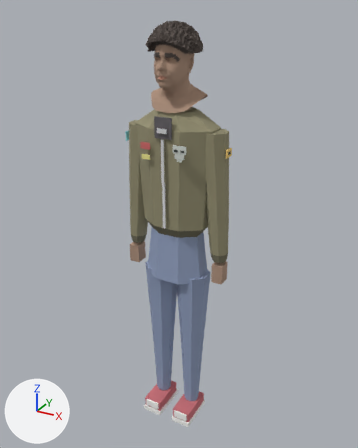
One commit to the glTF model godot/assets/3d/characters/heroes/frasier_temple_gnm.glb: the scene before it, then after it.
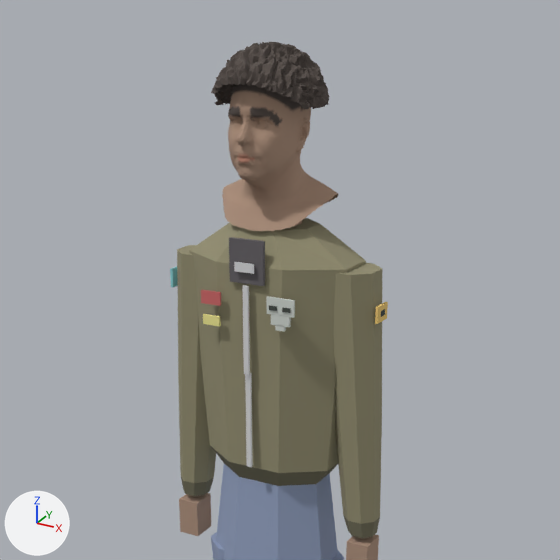
There are two pictures of each version: one whole from a camera (50 mm lens) standing at (1.1, -1.983, 0.393) and looking at (-0.02, 0.055, -0.626), one close up on the part from 12% to 88% of the width and 0% to 61% of the height. Lighting does not change. The marker at lower left points along +X, +Y and +Z. The last two pictures show the newer version. Vertices at exactly the same position are counted once.

The first close-up shows 'frasier_temple_portrait'.
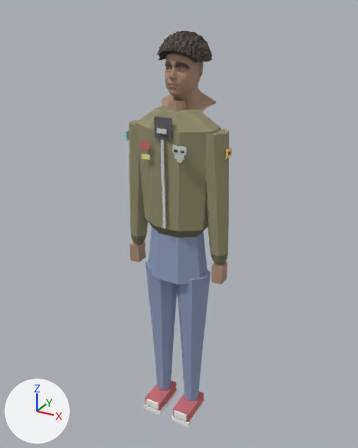
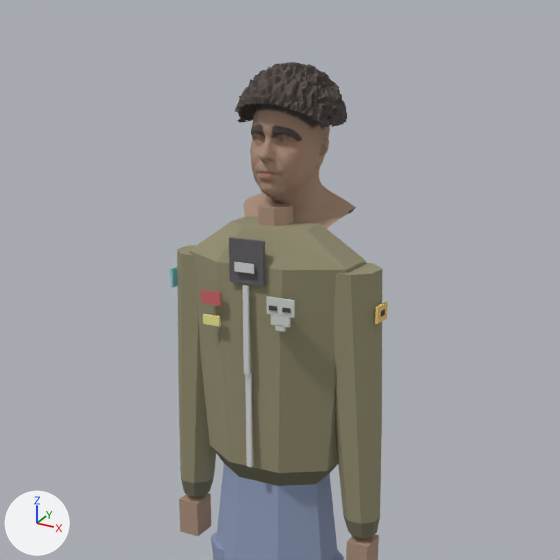
Commit message: GNM portraits: weld heads to necks + finer faces + facial shading

Where the change shows, as pixel boxes (x1, y1, x2, y2) in the close-ups (560 x 560 px; the box of a moved part takes in the faces that stretch with it):
'frasier_temple_portrait', reshaped: before (170, 42, 388, 560); after (170, 62, 388, 560)
part 1 of me_frasier_temple_portrait, added (brown): after (258, 202, 294, 226)
part 2 of me_frasier_temple_portrait, moved or reshaped: before (211, 42, 338, 231); after (235, 62, 356, 229)

Patch to the scene script:
```diff
--- a/godot/assets/3d/characters/heroes/frasier_temple_gnm.glb.py
+++ b/godot/assets/3d/characters/heroes/frasier_temple_gnm.glb.py
@@ me_frasier_temple_portrait @@
 # used by ob_frasier_temple_portrait; location = (0.0, 0.0, 0.0)
-me_frasier_temple_portrait.from_pydata(...)  # 7185 vertices, 14162 faces; spans x -0.27..0.27, y -0.15..0.12, z -1.75..0.34
+me_frasier_temple_portrait.from_pydata(...)  # 7878 vertices, 15537 faces; spans x -0.27..0.27, y -0.14..0.2, z -1.75..0.3
+# me_frasier_temple_portrait part 1: a new loose piece, an 8-sided cut cone along z (radius 0.044 at the low end, 0.038 at the high end) spanning x -0.041..0.041, y -0.04..0.04, z -0.105..0.005, in mat_vertexcolor
+# me_frasier_temple_portrait part 2: 155 vertices moved within x -0.1..0.1, y -0.05..0.11, z -0.05..0.3; 6442 vertices removed from x -0.14..0.14, y -0.15..0.11, z -0.05..0.34; 7119 vertices added at x -0.14..0.14, y -0.06..0.2, z -0.08..0.3
 me_frasier_temple_portrait.materials.append(mat_vertexcolor)
```
